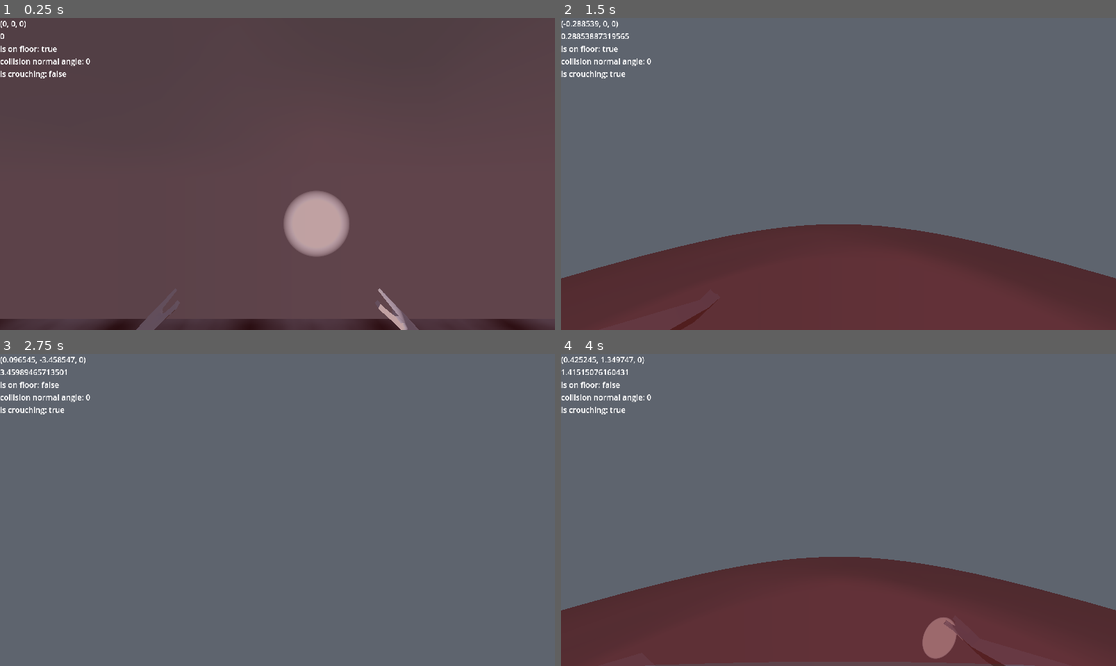
Above: before the commit, frames 1-4 (two rows, left to right).
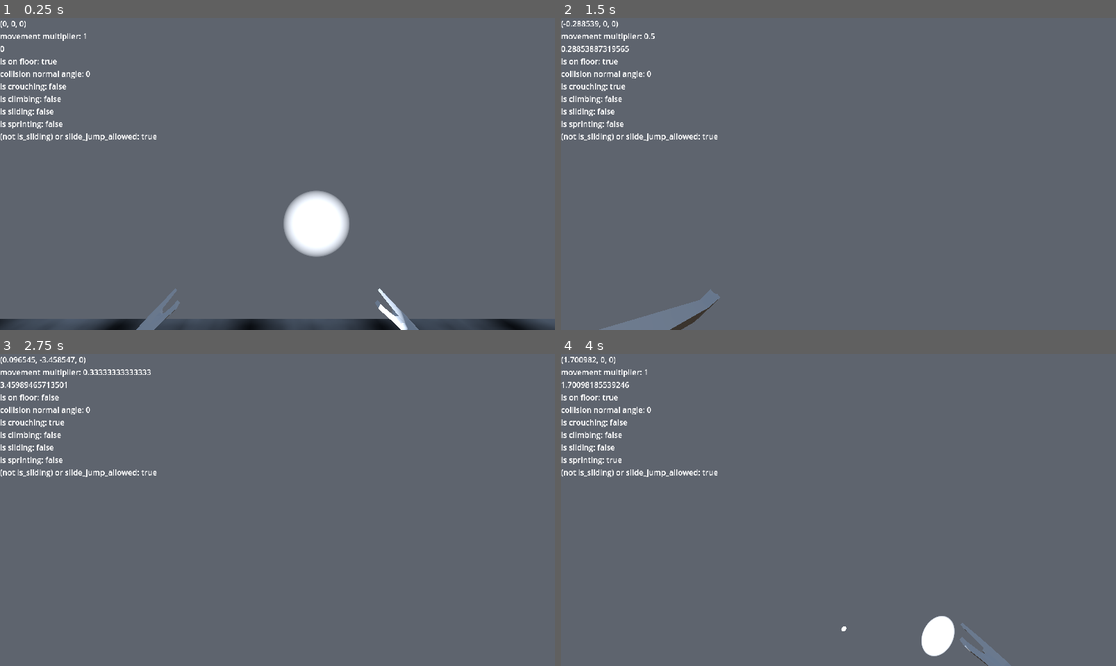
Above: after the commit, the same moments.

Repository: DISN-kolo/godot-3d-runner-controller
Game: Godot game, scene res://scenes/world.tscn
The game is run twice, just before and just after one commit, with the same random seed, the same clock (stepped at 60 frames per second) and the same inputs.
Inputs (mouse positions are in pixels of both pictures, inside the frame that each line leads up to):
- Up to frame 1 (0.25 s): no input
- Up to frame 2 (1.5 s): tap Enter (ui_accept) at 0.5, 0.77, 1.07 s; move the mouse to (866, 174) at 0.52 s; hold Shift (sprint) 0.53-1.28 s; hold Up (ui_up) from 0.53 s (still down); tap Ctrl (crouch) at 0.6 s; move the mouse to (810, 174) at 1.27 s; tap Shift (sprint) at 1.35 s
- Up to frame 3 (2.75 s): keep holding Up (ui_up); tap Enter (ui_accept) at 1.52, 1.82, 2.3 s; tap Alt (zoom) at 1.55 s; move the mouse to (288, 503) at 2.02 s; hold Alt (zoom) from 2.03 s (still down)
- Up to frame 4 (4 s): keep holding Up (ui_up); move the mouse to (832, 516) at 2.77 s; release Alt (zoom) at 2.78 s; tap Enter (ui_accept) at 2.85, 3.02, 3.32, 3.77 s; tap Ctrl (crouch) at 3.05, 3.6 s; move the mouse to (877, 513) at 3.52 s; hold Shift (sprint) from 3.53 s (still down)

The runs differ from the first frame. In frame 1, 99% of the frame differs, in the area x 0-100%, y 0-100%; in frame 2, 29%; in frame 3, 1.5%; in frame 4, 30%.

Commit message:
sliding and jumping while sliding

Diff:
--- a/misc/player.tscn
+++ b/misc/player.tscn
@@ -692,6 +692,7 @@
 parameters/walk/TimeScale/scale = 0.5
 
 [node name="AreaScan" type="Area3D" parent="."]
+visible = false
 
 [node name="CollisionShape3D" type="CollisionShape3D" parent="AreaScan"]
 transform = Transform3D(0.9, 0, 0, 0, 0.9, 0, 0, 0, 0.9, 0, 1.05, 0)
--- a/scripts/OurGuy.gd
+++ b/scripts/OurGuy.gd
@@ -39,14 +39,23 @@
 @onready var areascan = $AreaScan
 
 var is_climbing = false
+var is_sliding = false
+var is_sprinting = false
 var climb_angle_ok = false
 var is_crouching = false
 var climb_point : Vector3
 var old_point : Vector3
 var old_head_pos_relative : Vector3
 var frontal_collision_normal : Vector3
+var input_dir
+var direction
+var slide_jump_allowed = false
+#var kill_slide_tween = false
+var tween_slide : Tween
+var slide_jump = false
 
 func _ready():
+#	Engine.time_scale = 0.5
 	Input.set_mouse_mode(Input.MOUSE_MODE_CAPTURED)
 
 func _unhandled_input(event):
@@ -67,74 +76,80 @@
 			Input.set_mouse_mode(Input.MOUSE_MODE_VISIBLE)
 		else: Input.set_mouse_mode(Input.MOUSE_MODE_CAPTURED)
 
-	# crouching
-	if Input.is_action_just_pressed("crouch") and not is_climbing:
+	# crouching and sliding
+	if Input.is_action_just_pressed("crouch") and not is_climbing and not is_sliding:
 		topcheck.force_raycast_update()
 		if is_crouching and not topcheck.is_colliding():
 			is_crouching = false
 		elif not is_crouching:
-			is_crouching = true
-#		print("crouchpress")
-#		if is_crouching:
-#			print("crouching already")
-#			topcheck.force_raycast_update()
-#		if not topcheck.is_colliding():
-#			print("roof is clean")
-#			is_crouching = not is_crouching
-#			print("current crouching status changed to ", is_crouching)
-#		else:
+			if is_sprinting:
+				is_sliding = true
+				tween_slide = create_tween()
+				slide_jump_allowed=false
+				tween_slide.tween_callback(func(): make_me_crouch(true))
+				tween_slide.tween_callback(func(): movement_multiplier=2.2)
+				tween_slide.tween_property(self, "movement_multiplier", 1.95, 0.2)
+				tween_slide.tween_callback(func(): slide_jump_allowed=true)
+				tween_slide.tween_property(self, "movement_multiplier", 1.8, 0.6)
+				tween_slide.tween_property(self, "movement_multiplier", 0.5, 0.2)
+				tween_slide.tween_callback(func(): is_crouching=true)
+				tween_slide.tween_callback(func(): is_sliding=false)
+				is_sprinting = false
+			else:
+				is_crouching = true
+#		tween_slide.kill()
+#		tween_slide.tween_property(self, "input_dir", Vector2(0, 1), 0)
 		if not topcheck.is_colliding():
-			if is_crouching:
-				print("beginning crouch")
-				$AreaScan/CollisionShape3D.scale.y = 0.4
-				$AreaScan/CollisionShape3D.position.y = 0.55
-				$AreaScan/MeshInstance3D.scale.y = 0.4
-				$AreaScan/MeshInstance3D.position.y = 0.55
-				movement_multiplier = 0.5
-				collision.scale.y = 0.5
-				collision.position.y = 0.5001
-				mesh.scale.y = 0.5
-				mesh.position.y = 0.5
-				head.position.y = 1.0
-#				upper_raycasts.position.y = -1.05
-				frontnode.scale.y = 0.5
-				hands.position = Vector3(0, 0.05, 0.1)
-			elif not is_crouching:
-				print("ending crouch")
-				$AreaScan/CollisionShape3D.scale.y = 0.9
-				$AreaScan/CollisionShape3D.position.y = 1.05
-				$AreaScan/MeshInstance3D.scale.y = 0.9
-				$AreaScan/MeshInstance3D.position.y = 1.05
-				movement_multiplier = 1.0
-				collision.scale.y = 1.0
-				collision.position.y = 1.0001
-				mesh.scale.y = 1.0
-				mesh.position.y = 1.05
-				head.position.y = 1.51
-#				upper_raycasts.position.y = 0.0
-				frontnode.scale.y = 1.0
-				hands.position = Vector3(0, -0.05, 0.1)
-	if Input.is_action_just_pressed("zoom"):
-		movement_multiplier /= 1.5
-	if Input.is_action_just_released("zoom"):
-		movement_multiplier *= 1.5
-	# Add the gravity.
+			make_me_crouch(is_crouching)
+	if not is_sliding:
+		if Input.is_action_just_pressed("zoom"):
+			movement_multiplier /= 1.5
+		if Input.is_action_just_released("zoom"):
+			movement_multiplier *= 1.5
+	# add the gravity.
 	if not is_on_floor():
-#		if not can_climb():
-			velocity.y -= gravity * delta
-			floorer = lerp(floorer, 0.0, 30.0*delta) #leniency vvv
+		velocity.y -= gravity * delta
+		floorer = lerp(floorer, 0.0, 30.0*delta) #leniency vvv
 	else:
 		first_jump = true
 		floorer = 1.0
 		# handle sprint. ground shift only
-		if Input.is_action_pressed("sprint") and not is_crouching:
+		if Input.is_action_pressed("sprint") and not is_crouching and not is_sliding:
 			speed = SPRINT_SPEED * delta * 100 * movement_multiplier
+			is_sprinting = true
 		else:
 			speed = WALK_SPEED * delta * 100 * movement_multiplier
-
-	# Handle Jump.
+			is_sprinting = false
+#	if kill_slide_tween:
+#		print("yeah i know dude")
+#		tween_slide.stop()
+#		tween_slide.kill()
+#		is_sliding = false
+#		topcheck.force_raycast_update()
+#		if is_crouching and not topcheck.is_colliding():
+#			is_crouching = false
+#			make_me_crouch(false)
+#			kill_slide_tween = false
+	# handle jump and climb
 	hud.indicator_visibility(can_climb() or is_climbing)
-	if Input.is_action_pressed("ui_accept"):
+	if Input.is_action_pressed("ui_accept") and ((not is_sliding) or slide_jump_allowed):
+		if is_sliding:
+			print("hey! you're supposed to be killing the slide tween")
+#			kill_slide_tween = true
+			print("yeah i know dude")
+			tween_slide.stop()
+			tween_slide.kill()
+			is_sliding = false
+			topcheck.force_raycast_update()
+			if not topcheck.is_colliding():
+				is_crouching = false
+				make_me_crouch(false)
+				slide_jump = true
+			else:
+				is_crouching = true
+				make_me_crouch(true)
+#				kill_slide_tween = false
+
 		one_frontal_raycast.position.y = 1.9 - 0.9*int(is_crouching)
 		if can_climb() and not is_climbing:
 			is_climbing = true
@@ -151,9 +166,9 @@
 					results = space.intersect_ray(
 						PhysicsRayQueryParameters3D.create(
 							colpoint +
-							Vector3(0, 1.1, -0.15).rotated(Vector3.UP, one_frontal_raycast.rotation.y),
+							Vector3(0, 1.1, -0.1).rotated(Vector3.UP, one_frontal_raycast.rotation.y),
 							colpoint +
-							Vector3(0, -0.1, -0.15).rotated(Vector3.UP, one_frontal_raycast.rotation.y)
+							Vector3(0, -0.1, -0.1).rotated(Vector3.UP, one_frontal_raycast.rotation.y)
 						)
 					)
 					break
@@ -169,31 +184,36 @@
 				old_point = self.global_position
 				head.position -= (climb_point-old_point)
 				self.global_position = climb_point
-				var tween = create_tween().parallel()
-	#			tween.tween_callback(func(): self.global_position = climb_point)
-	#			tween.tween_callback(func(): self.velocity = Vector3.ZERO)
-				tween.tween_property(head, "position", old_head_pos_relative, 0.6).set_trans(Tween.TRANS_EXPO)
-				tween.tween_callback(func(): is_climbing = false)
+				var tween_climb = create_tween().parallel()
+				tween_climb.tween_property(head, "position", old_head_pos_relative, 0.5).set_trans(Tween.TRANS_EXPO)
+				tween_climb.tween_callback(func(): is_climbing = false)
 				self.velocity = Vector3.ZERO
 				fresh_jump = 0.0
-				tween.tween_property(self, "fresh_jump", 1.0, 0.05)
-	#			tween.tween_callback(func(): print("finished climb!"))
+				tween_climb.tween_property(self, "fresh_jump", 1.0, 0.05)
+	#			tween_climb.tween_callback(func(): print("finished climb!"))
 	if Input.is_action_just_pressed("ui_accept"):
-		if first_jump and floorer > 0.001 and not (can_climb() and not is_climbing) and fresh_jump >= 0.95: #leniency ^^^
+		if first_jump and floorer > 0.001 and not (can_climb() and not is_climbing) and not is_sliding and fresh_jump >= 0.95: #leniency ^^^
 			first_jump = false
 			if is_crouching:
 				velocity.y = JUMP_VELOCITY * sqrt(movement_multiplier)
 			else:
-				velocity.y = JUMP_VELOCITY
-
+				if slide_jump:
+					velocity.y = JUMP_VELOCITY * 1.1
+				else:
+					velocity.y = JUMP_VELOCITY
 
 	# Get the input direction and handle the movement/deceleration.
-	# As good practice, you should replace UI actions with custom gameplay actions.
-	var input_dir = Input.get_vector("ui_left", "ui_right", "ui_up", "ui_down")
-	var direction = (head.transform.basis * Vector3(input_dir.x, 0, input_dir.y)).normalized()
+	if is_sliding:
+		input_dir = Vector2(0, -1)
+	else:
+		input_dir = Input.get_vector("ui_left", "ui_right", "ui_up", "ui_down")
+		direction = (head.transform.basis * Vector3(input_dir.x, 0, input_dir.y)).normalized()
 	if is_on_floor():
 		if not is_climbing:
 			if direction:
+				if slide_jump:
+					speed *= 1.4
+					slide_jump = false
 				velocity.x = direction.x * speed
 				velocity.z = direction.z * speed
 			else:
@@ -202,6 +222,7 @@
 				velocity.x = lerp(velocity.x, direction.x * speed, 5.0 * delta)
 				velocity.z = lerp(velocity.z, direction.z * speed, 5.0 * delta)
 	else:
+		slide_jump = false
 		velocity.x = lerp(velocity.x, direction.x * speed, 3.0 * delta)
 		velocity.z = lerp(velocity.z, direction.z * speed, 3.0 * delta)
 	$AnimationTree.set("parameters/conditions/walk", is_on_floor() and not is_climbing and direction)
@@ -210,10 +231,15 @@
 	move_and_slide()
 	$AnimationTree.set("parameters/walk/TimeScale/scale", (Vector2(velocity.x, velocity.z).length()/WALK_SPEED)/2)
 	hud.text_display(str(velocity) + '\n' +
+					'movement multiplier: ' + str(movement_multiplier) + '\n' +
 					str(velocity.length()) + '\n' +
 					'is on floor: ' + str(is_on_floor()) + '\n' +
 					'collision normal angle: ' + str(frontal_collision_normal.angle_to(Vector3.UP)) + '\n' +
-					'is crouching: ' + str(is_crouching))
+					'is crouching: ' + str(is_crouching) + '\n' +
+					'is climbing: ' + str(is_climbing) + '\n' +
+					'is sliding: ' + str(is_sliding) + '\n' +
+					'is sprinting: ' + str(is_sprinting) + '\n' +
+					'(not is_sliding) or slide_jump_allowed: ' + str(((not is_sliding) or slide_jump_allowed)))
 
 	# camera fov
 	var fov_velocity_clamped = clamp(Vector2(velocity.x, velocity.z).length(), 0, SPRINT_SPEED * 2)
@@ -221,6 +247,38 @@
 	if Input.is_action_pressed("zoom"): #zoomy zooms
 		fov_target = FOV_ZOOM
 	camera.fov = lerp(camera.fov, fov_target, 20.0 * delta)
+
+func make_me_crouch(yes:bool):
+	if yes:
+		print("beginning crouch")
+		$AreaScan/CollisionShape3D.scale.y = 0.4
+		$AreaScan/CollisionShape3D.position.y = 0.55
+		$AreaScan/MeshInstance3D.scale.y = 0.4
+		$AreaScan/MeshInstance3D.position.y = 0.55
+		movement_multiplier = 0.5
+		collision.scale.y = 0.5
+		collision.position.y = 0.5001
+		mesh.scale.y = 0.5
+		mesh.position.y = 0.5
+		head.position.y = 1.0
+#		upper_raycasts.position.y = -1.05
+		frontnode.scale.y = 0.5
+		hands.position = Vector3(0, 0.05, 0.1)
+	else:
+		print("ending crouch")
+		$AreaScan/CollisionShape3D.scale.y = 0.9
+		$AreaScan/CollisionShape3D.position.y = 1.05
+		$AreaScan/MeshInstance3D.scale.y = 0.9
+		$AreaScan/MeshInstance3D.position.y = 1.05
+		movement_multiplier = 1.0
+		collision.scale.y = 1.0
+		collision.position.y = 1.0001
+		mesh.scale.y = 1.0
+		mesh.position.y = 1.05
+		head.position.y = 1.51
+#		upper_raycasts.position.y = 0.0
+		frontnode.scale.y = 1.0
+		hands.position = Vector3(0, -0.05, 0.1)
 
 func can_climb():
 	var can_climb_var = false
@@ -236,9 +294,9 @@
 			colpoint_checker = one_frontal_raycast.get_collision_point()
 			results_checker = space_checker.intersect_ray(PhysicsRayQueryParameters3D.create(
 					colpoint_checker +
-					Vector3(0, 1.1, -0.15).rotated(Vector3.UP, one_frontal_raycast.rotation.y),
+					Vector3(0, 1.1, -0.1).rotated(Vector3.UP, one_frontal_raycast.rotation.y),
 					colpoint_checker +
-					Vector3(0, -0.1, -0.15).rotated(Vector3.UP, one_frontal_raycast.rotation.y)
+					Vector3(0, -0.1, -0.1).rotated(Vector3.UP, one_frontal_raycast.rotation.y)
 				)
 			)
 			if results_checker.is_empty():
@@ -248,18 +306,6 @@
 				areascan.global_position = results_checker["position"]+Vector3(0, 0.1, 0)
 				if areascan.get_overlapping_bodies().is_empty():
 					can_climb_var = true
-#					results_checker = space_checker.intersect_ray(PhysicsRayQueryParameters3D.create(
-#							self.global_position + Vector3(0, 2, 0),
-#							areascan.global_position
-#						)
-#					)
-#					if results_checker.is_empty():
-#						can_climb_var = true
-#					else:
-#						can_climb_var = true
-#						print("this might be an illegal climb. or not")
-#				else:
-#					can_climb_var = false
 	topcheck.force_raycast_update()
 	if topcheck.is_colliding():
 		can_climb_var = false
Not shown, changed: README.md
